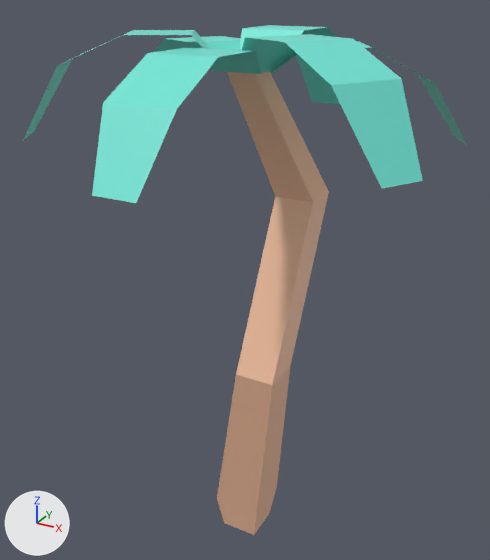
The glTF model assets/models/kit/nature_tree_palmBend.glb: old version first, new version second.
Rendered twice from a camera (50 mm lens) standing at (0.761, -1.397, 1.432) and looking at (-0.022, 0.027, 0.719). Lighting does not change. The marker at lower left points along +X, +Y and +Z. The older version comes first. Vertices at exactly the same position are counted once.

In view in the first picture: 'nature_tree_palmBend'.
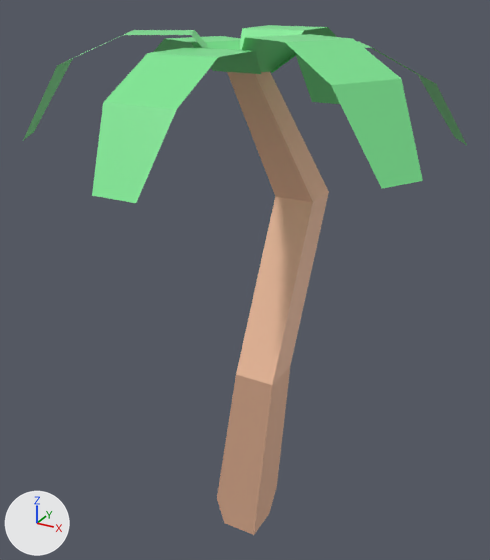
Location of each change, (x1, y1, x2, y2) in pixels of the pictures (490 x 560 px):
part 1 of me_mesh_tree_palmbend, recoloured (cyan to green): (23, 25, 467, 203) in both

Edits to the bpy script that builds the scene:
```text
Change me_mesh_tree_palmbend:
    where me_mesh_tree_palmbend.from_pydata(...)  # 92 vertices, 118 faces; spans x -0.468..0.468, y -0.506..0.506, z -0.05..1.33
    used by ob_nature_tree_palmbend; location = (0.0, 0.0, 0.0)
    me_mesh_tree_palmbend part 1: 84 faces centred in x -0.399..0.399, y -0.473..0.473, z 1.133..1.33 are repainted in the vertex colours; the middle colour goes from cyan #70e6d6 to green #7ce691
```
